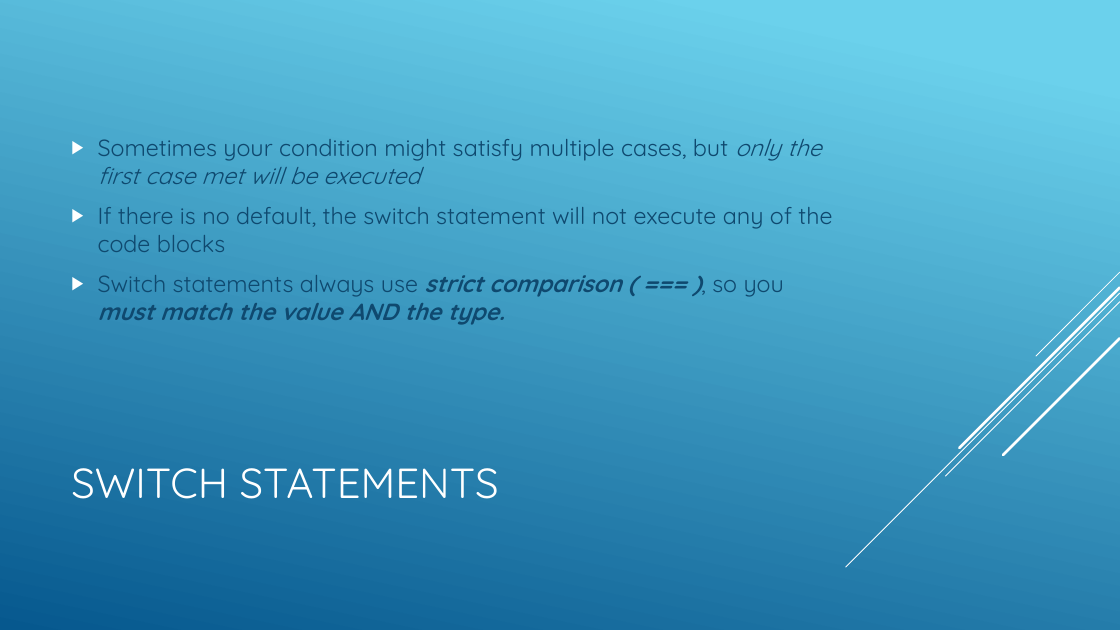
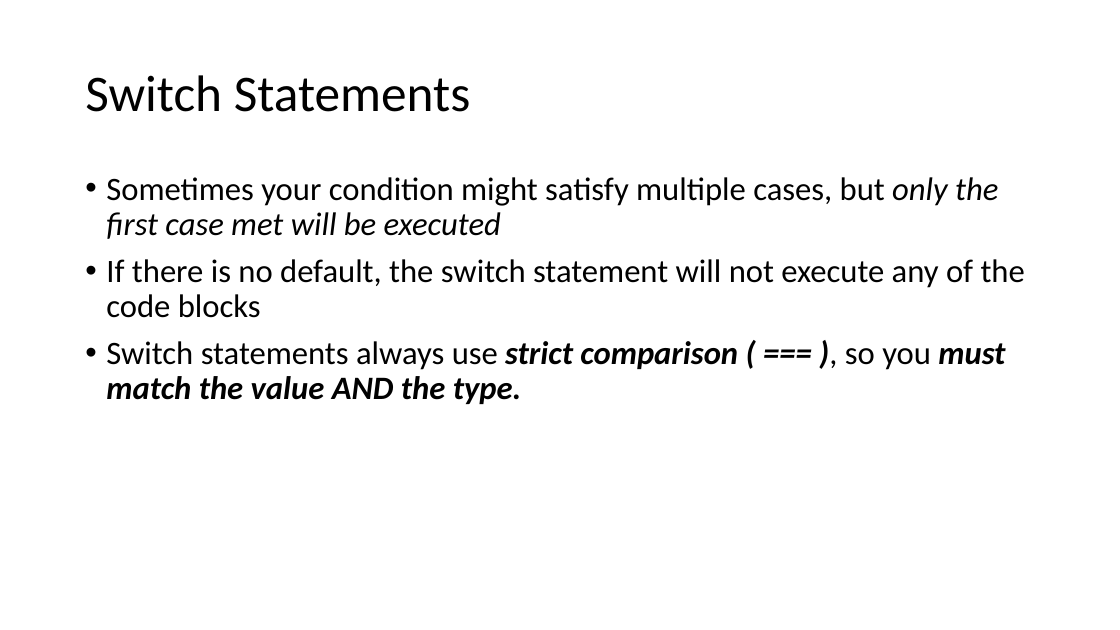
Before and after one commit to YWCANWIL-TechLab/module6-exercises-day1-YaminahAlanis, a slide deck: slide 16 of slides/Module 6 - Logic, Conditions, and Loops.pptx. Drawn at 1120x630 pixels with LibreOffice and Linux fonts; fonts in the diff are those of the drawing. Boxes give left, top, right and bottom in pixels: in the first picture for what was removed or moved away, otherwise in the second. Text is boxed around its words. In the diff, an @@ line names an element or a change of style, - is before the commit and + after.

```diff
--- a/slides/Module 6 - Logic, Conditions, and Loops.pptx
+++ b/slides/Module 6 - Logic, Conditions, and Loops.pptx
@@ background gradient #6ED2EB to #06588E to #FFFFFF @@
@@ title at (85,75,471,112): text changed; size 36 to 44 pt; font Quicksand to Calibri; text colour #FFFFFF to #000000 @@
-SWITCH STATEMENTS
+Switch Statements
@@ text "Sometimes your condition might satisfy ...": place and size @@
-text "Sometimes your condition might satisfy ..." at (98,139,832,325)
+text "Sometimes your condition might satisfy ..." at (106,177,1025,404)
@@ text "Sometimes your condition might satisfy ..." at (106,177,1025,404): size 20 to 28 pt, font Quicksand to Calibri, text colour #0F496F to #000000; bullet ▶ to •; line spacing 1 to 0.9; vertical alignment middle to top @@
@@ group removed at (846,272,1120,567): 5 lines @@
```
Also in this commit, not shown: 37 other slides changed, 6 other files.
